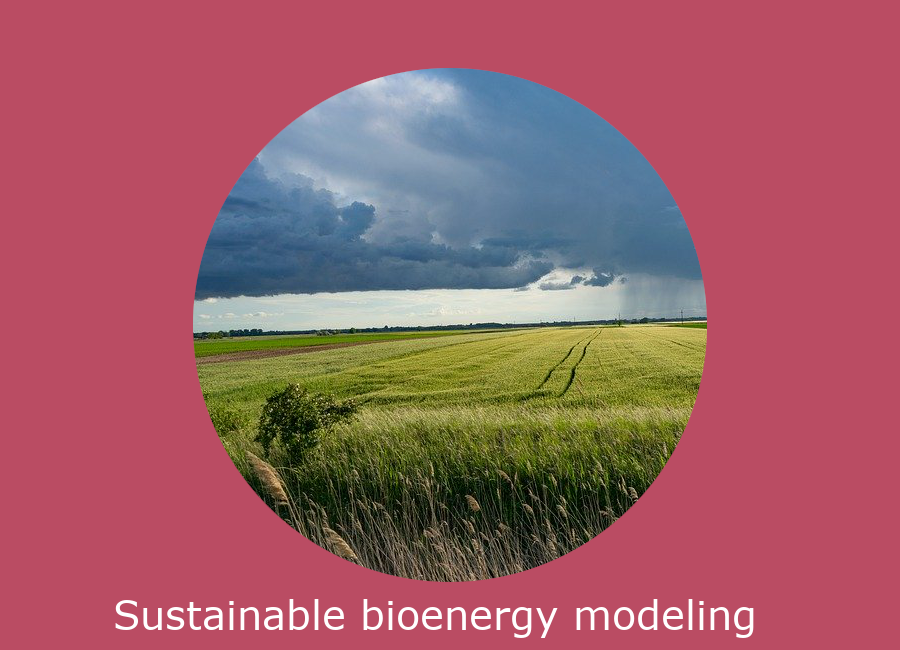
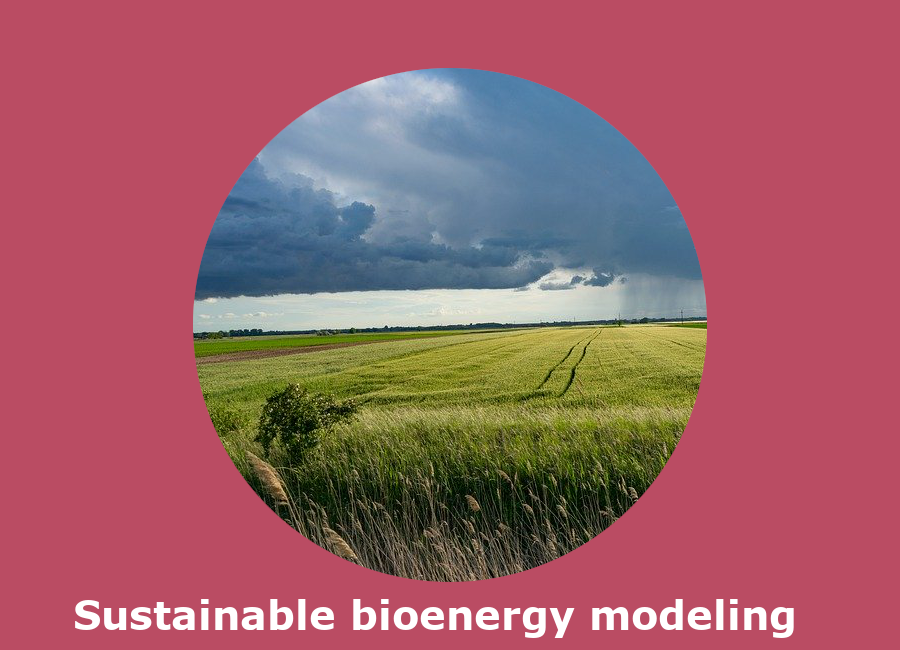
Layers edited between the first and the second 900x650 image:
painted on "Sustainable bioenergy modeling..." over (75, 599, 794, 638)
